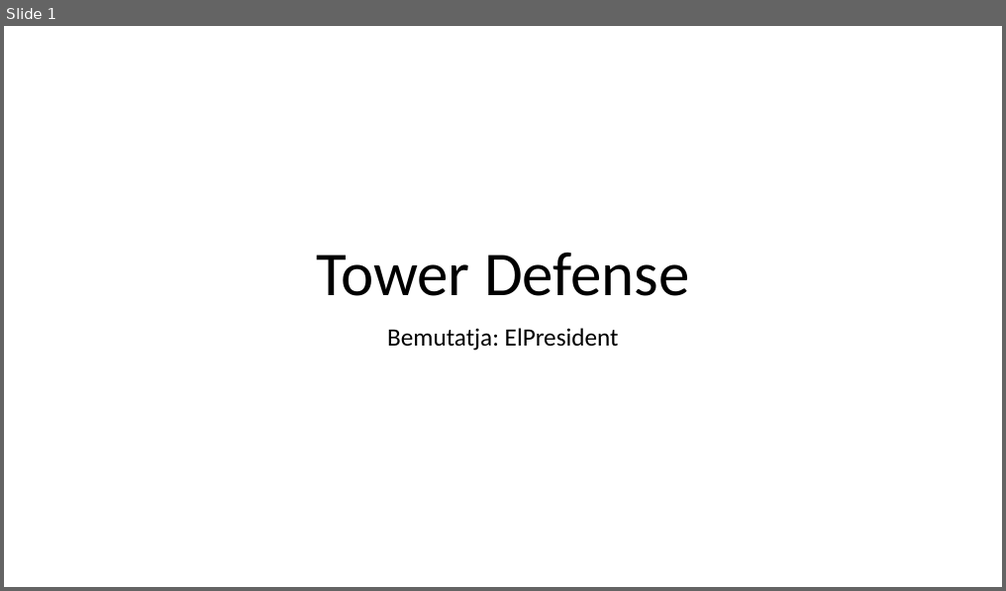
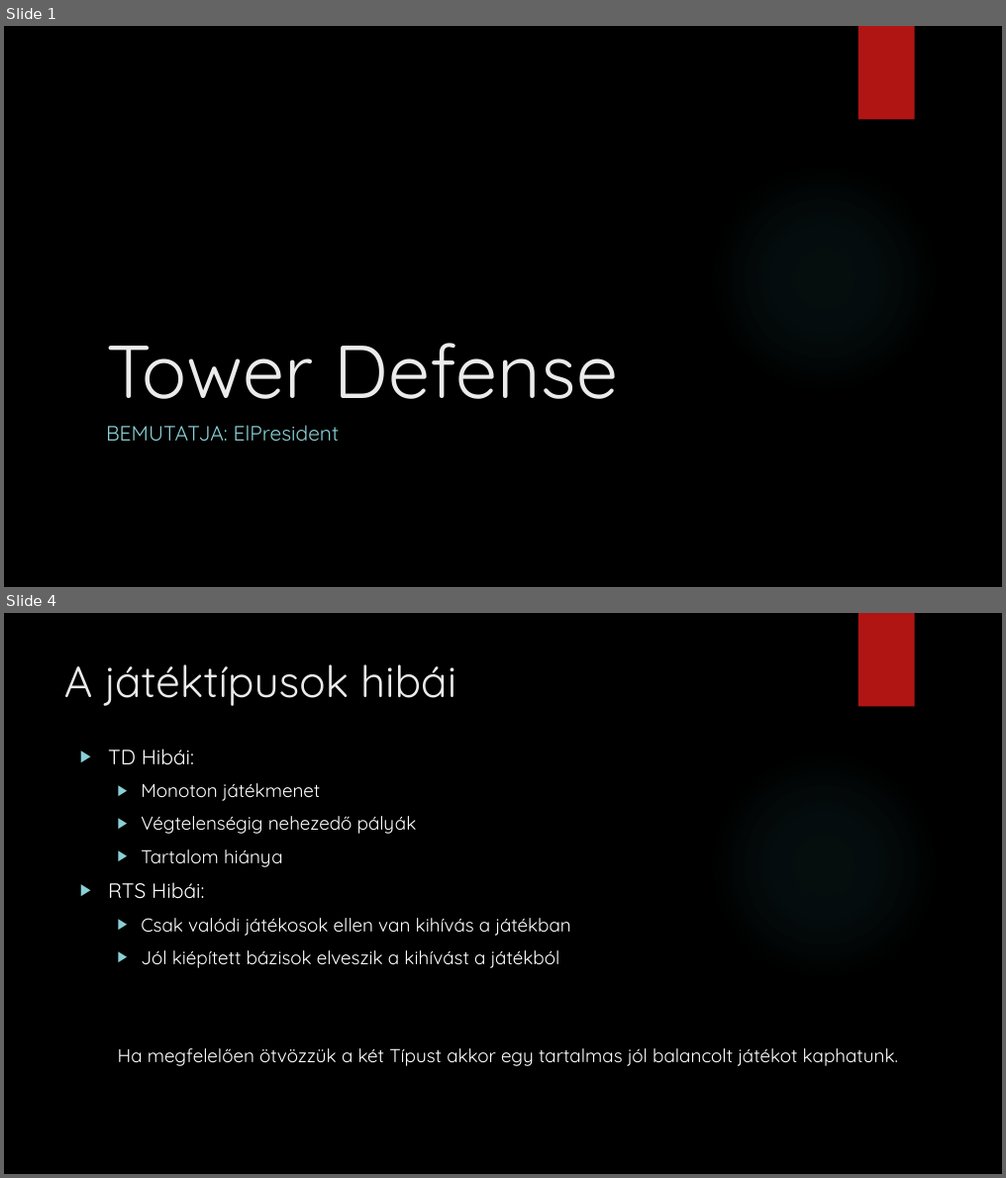
Before and after one commit to AdamBen01/ElPresident, a slide deck: Tower_Defense.pptx. Shown one above the other, each under a label of ours: slide 1 before the commit, slides 1 and 4 after it; the slides between them are not shown. The pictures are 1006x591 and 1006x1178 pixels, drawn with LibreOffice and Linux fonts; fonts in the diff are those of the drawing; background and template pictures are left out. Boxes give left, top, right and bottom in pixels: in the first picture for what was removed or moved away, otherwise in the second. Text is boxed around its words. In the diff, an @@ line names an element or a change of style, - is before the commit and + after.

```diff
--- a/Tower_Defense.pptx
+++ b/Tower_Defense.pptx
@@ slide 4 added at <box>4,613,1002,1174</box>, background picture (left out); not listed: 2 template elements that a slide beside it also shows @@
@@ title added at <box>64,664,456,706</box>, 42 pt, text #EBEBEB @@
+A játéktípusok hibái
@@ text added at <box>108,749,899,1066</box>, 18 pt, text #FFFFFF @@
+▶ TD Hibái:
+  ▶ Monoton játékmenet
+  ▶ Végtelenségig nehezedő pályák
+  ▶ Tartalom hiánya
+▶ RTS Hibái:
+  ▶ Csak valódi játékosok ellen van kihívás a játékban
+  ▶ Jól kiépített bázisok elveszik a kihívást a játékból
+  Ha megfelelően ötvözzük a két Típust akkor egy tartalmas jól balancolt játékot kaphatunk.
@@ slide 1 changed as well @@
@@ background #FFFFFF to picture (left out) @@
@@ rectangle added at <box>858,26,915,120</box>, fill #B01513 @@
@@ title "Tower Defense": place and size @@
-title "Tower Defense" at <box>316,253,690,296</box>
+title "Tower Defense" at <box>106,343,618,399</box>
@@ title "Tower Defense" at <box>106,343,618,399</box>: size 60 to 72 pt, font Calibri to Quicksand, text colour #000000 to #EBEBEB; alignment centre to left; line spacing 0.9 to 1 @@
@@ ellipse added at <box>709,163,939,393</box>, fill gradient #50B9C1 @@
@@ subtitle at <box>106,425,340,441</box>: text changed; size 24 to 20 pt; font Calibri to Quicksand; text colour #000000 to #8AD0D6 @@
-Bemutatja: ElPresident
+BEMUTATJA: ElPresident
```
Also in this commit, not shown: 2 other slides changed, 8 other slides added, 1 slide removed.
